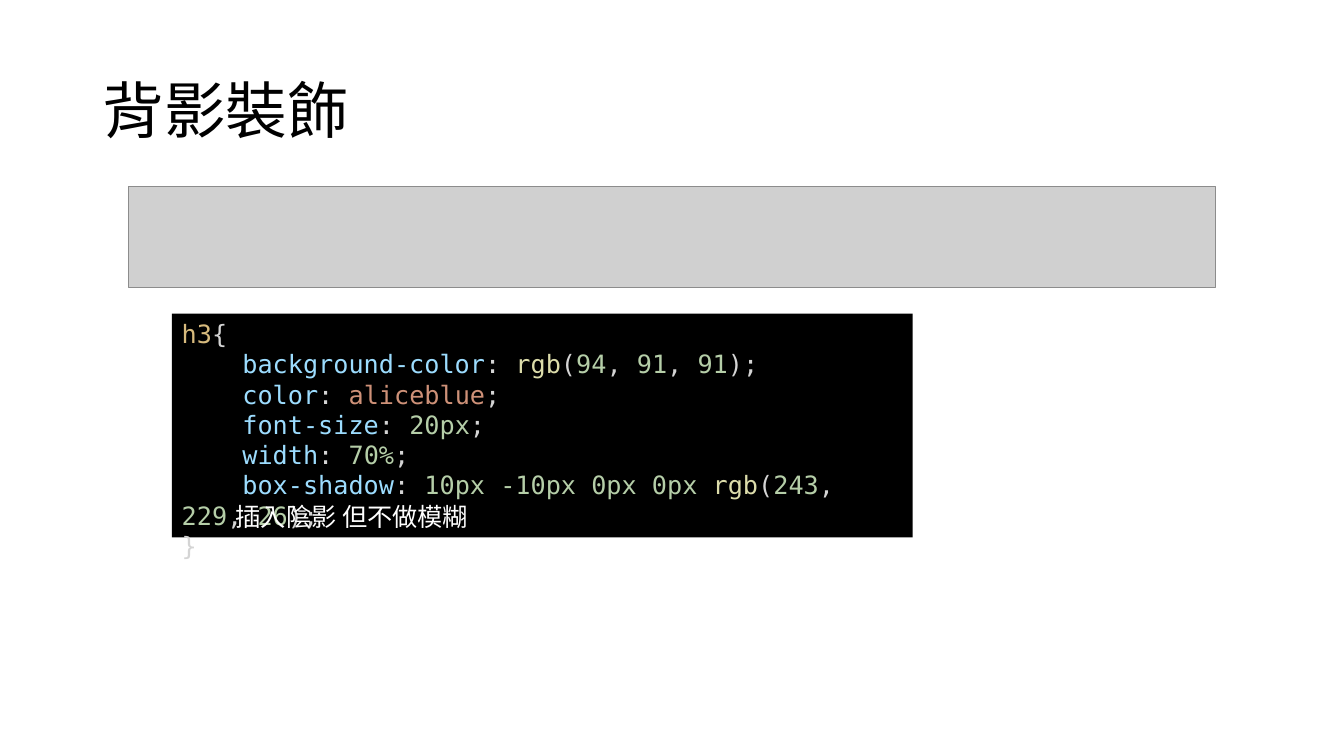
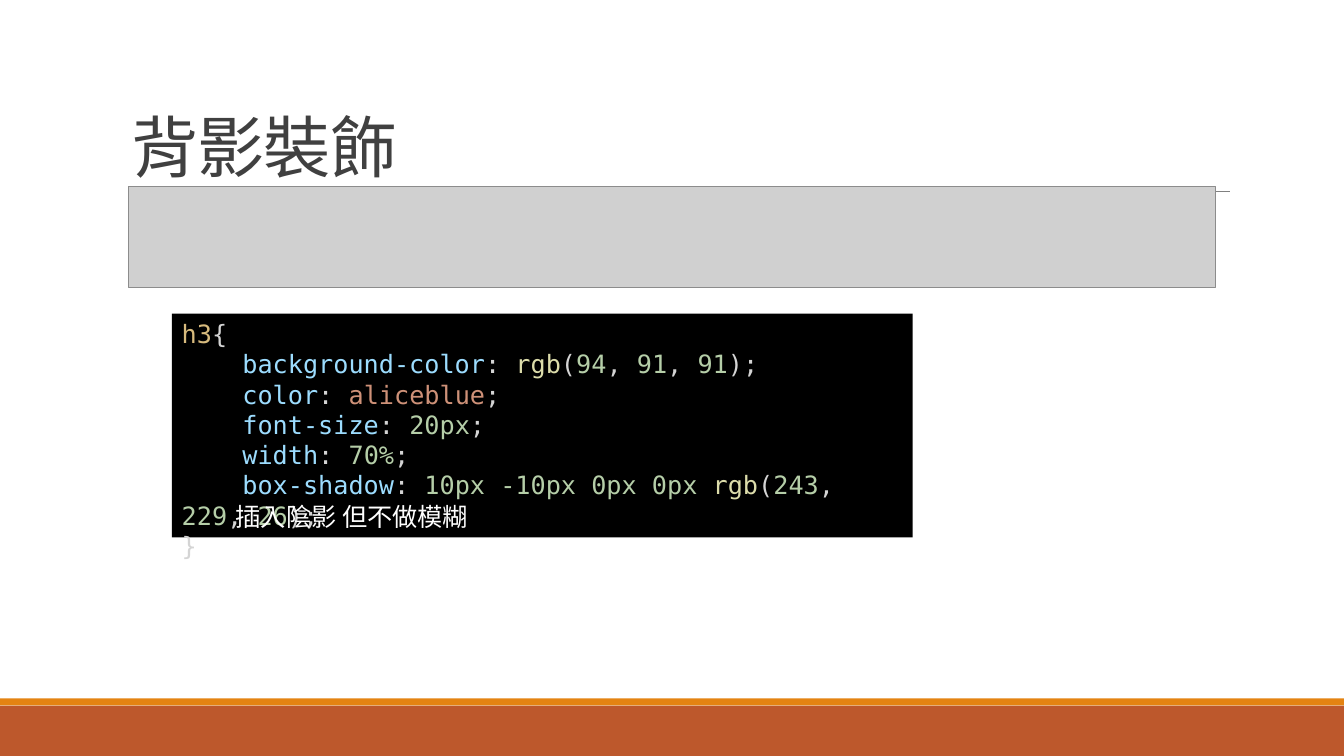
Before and after one commit to Oscar3488/Oscar3488.github.io, a slide deck: slide 5 of 105452891 任桓毅.pptx (slide 3 before the commit). Drawn at 1344x756 pixels with LibreOffice and Linux fonts; fonts in the diff are those of the drawing; grey boxes stand for pictures. Boxes give left, top, right and bottom in pixels: in the first picture for what was removed or moved away, otherwise in the second. Text is boxed around its words. In the diff, an @@ line names an element or a change of style, - is before the commit and + after.

```diff
--- a/105452891 任桓毅.pptx
+++ b/105452891 任桓毅.pptx
@@ title "背影裝飾": place and size @@
-title "背影裝飾" at [102, 81, 348, 138]
+title "背影裝飾" at [131, 115, 398, 189]
@@ title "背影裝飾" at [131, 115, 398, 189]: size 44 to 48 pt, text colour #000000 to #404040, letter spacing 0 to -0.5 pt; line spacing 0.9 to 0.85; vertical alignment middle to bottom @@
@@ line added from (132, 192) to (1231, 192), #808080 0.5 pt @@
@@ rectangle added at [0, 706, 1344, 756], fill #BD582C @@
@@ rectangle added at [0, 699, 1344, 706], fill #E48312 @@
```
Also in this commit, not shown: 7 other slides changed, 2 slides added.
